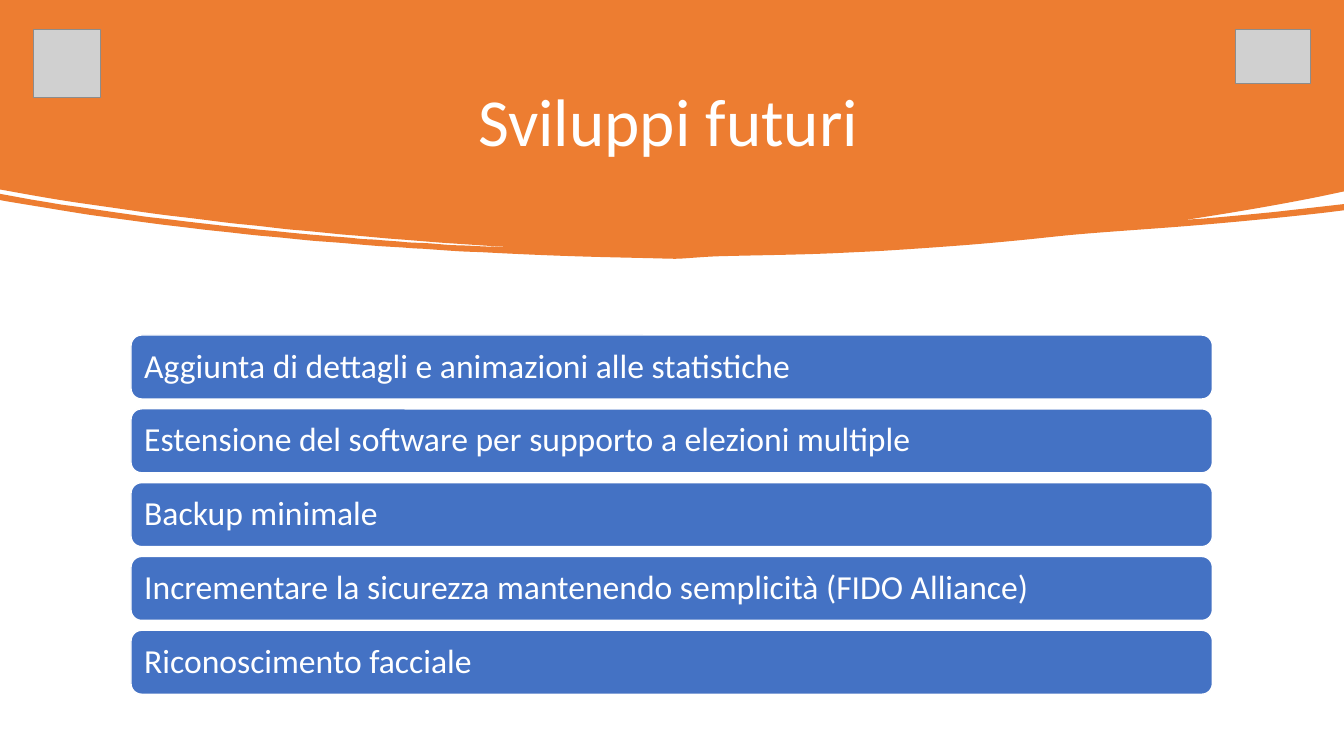
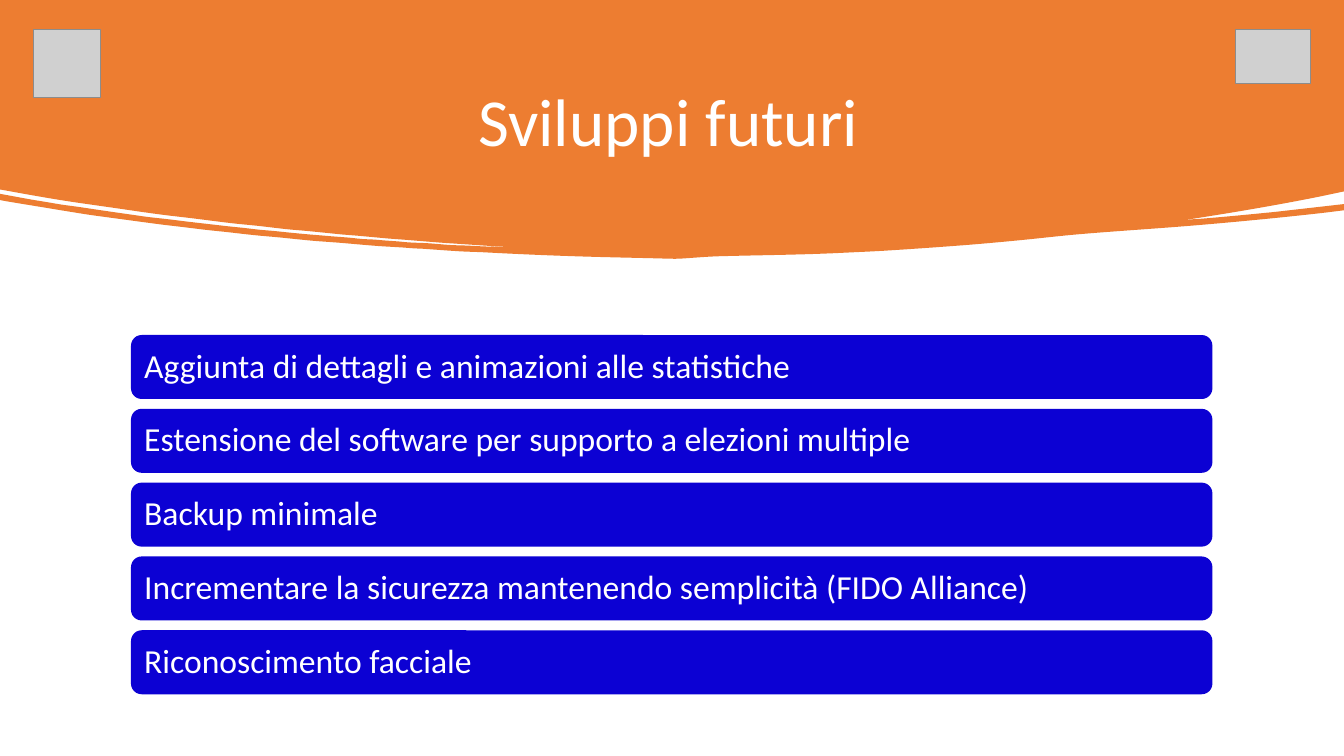
Before and after one commit to RiccardoBarbieri/iovoto, a slide deck: slide 12 of ioVoto.pptx. Drawn at 1344x756 pixels with LibreOffice and Linux fonts; fonts in the diff are those of the drawing; grey boxes stand for pictures. Boxes give left, top, right and bottom in pixels: in the first picture for what was removed or moved away, otherwise in the second. Text is boxed around its words. In the diff, an @@ line names an element or a change of style, - is before the commit and + after.

```diff
--- a/ioVoto.pptx
+++ b/ioVoto.pptx
@@ fill #4472C4 to #0C01D3; outline #FFFFFF 1 pt to none in 5 elements at (131,335,1213,398), (131,409,1213,473), (131,483,1213,546), (131,557,1213,620), (131,630,1213,694) @@
```
Also in this commit, not shown: 3 other slides changed, 2 slides added, 1 slide removed.
